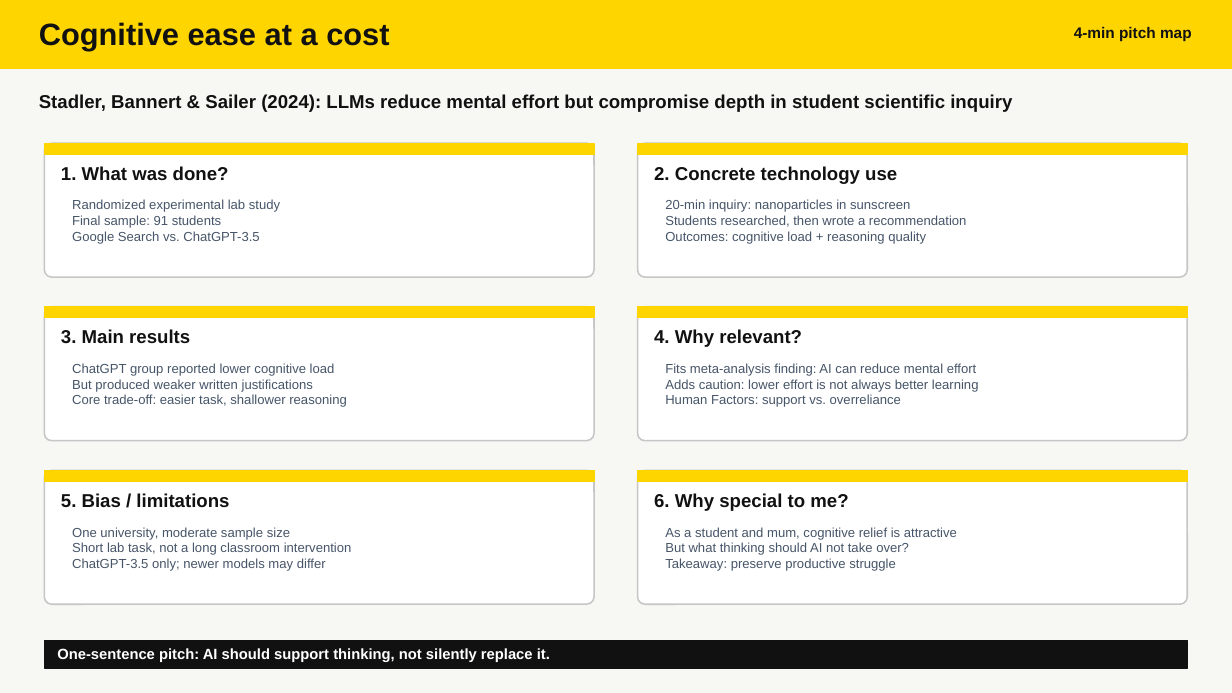
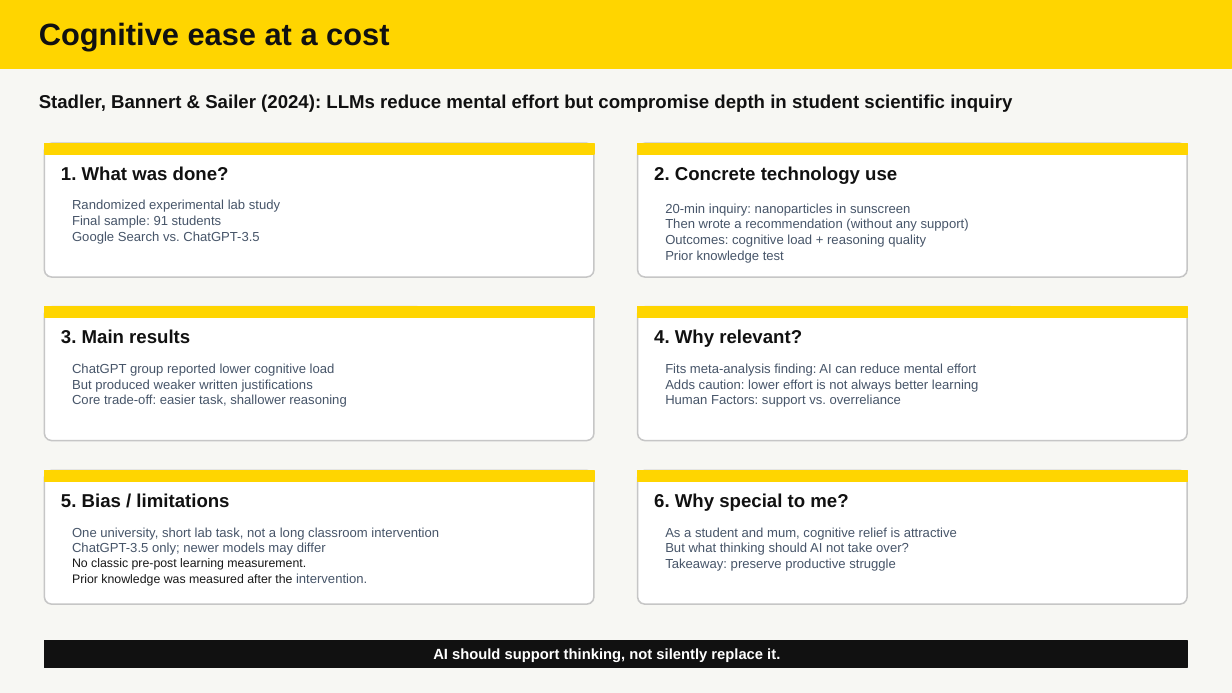
Before and after one commit to tinasophie15/tcpp_project_chatgpt_learning, a slide deck: slide 1 of Lightning Talk Marina.pptx. Drawn at 1232x693 pixels with LibreOffice and Linux fonts; fonts in the diff are those of the drawing. Boxes give left, top, right and bottom in pixels: in the first picture for what was removed or moved away, otherwise in the second. Text is boxed around its words. In the diff, an @@ line names an element or a change of style, - is before the commit and + after.

```diff
--- a/Lightning Talk Marina.pptx
+++ b/Lightning Talk Marina.pptx
@@ text removed at box(1074, 27, 1192, 41) @@
-4-min pitch map
@@ text at box(665, 218, 969, 231): text changed @@
-Students researched, then wrote a recommendation
+Then wrote a recommendation (without any support)
@@ text at box(665, 250, 784, 263): paragraph added @@
+Prior knowledge test
@@ text at box(72, 527, 439, 540): text changed @@
-One university, moderate sample size
-Short lab task, not a long classroom intervention
+One university, short lab task, not a long classroom intervention
@@ text at box(72, 558, 367, 586): paragraphs added @@
+No classic pre-post learning measurement.
+Prior knowledge was measured after the intervention.
@@ text at box(433, 648, 780, 662): text changed @@
-One-sentence pitch: AI should support thinking, not silently replace it.
+AI should support thinking, not silently replace it.
```
Also in this commit, not shown: 2 slides added, 1 slide removed, 3 other files.
